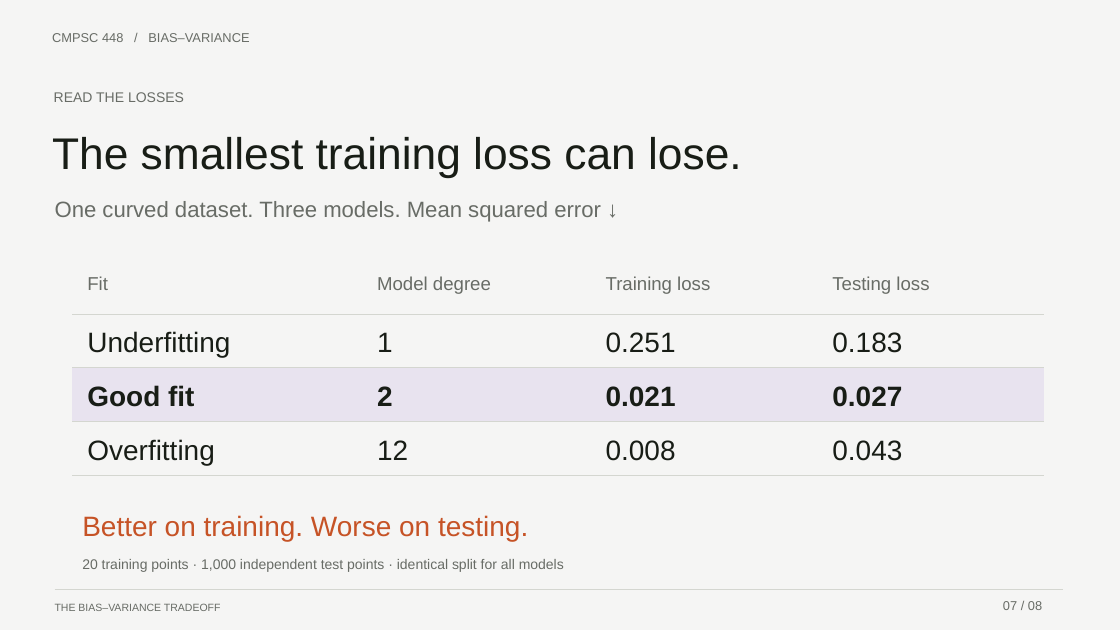
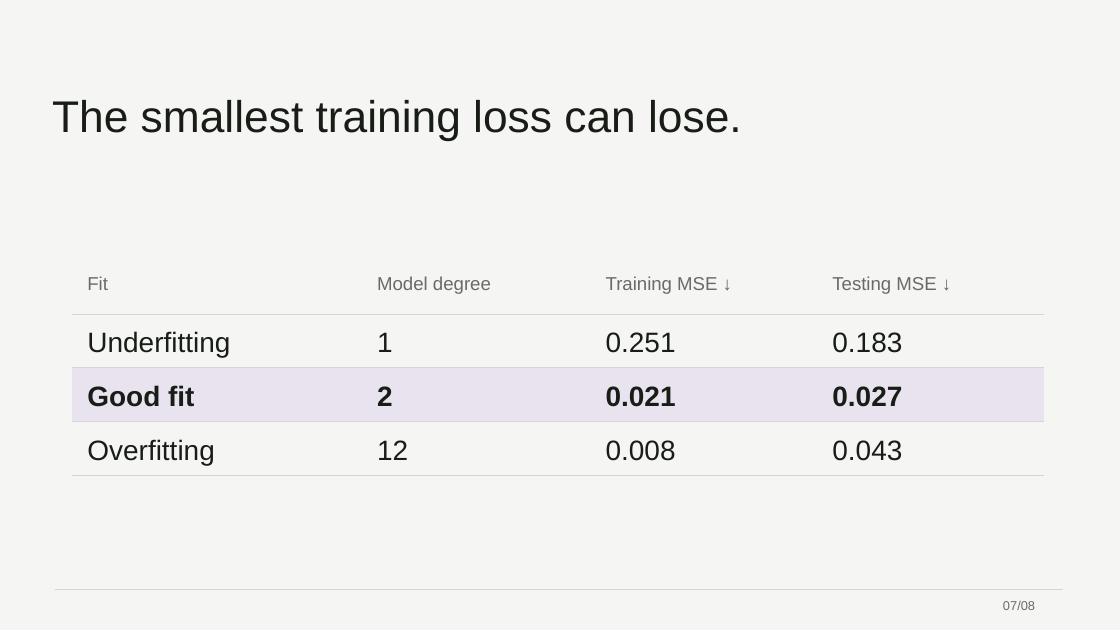
Before and after one commit to 0xABAN/classes, a slide deck: slide 7 of cmpsc-448/presentation/bias-variance-tradeoff.pptx. Drawn at 1120x630 pixels with LibreOffice and Linux fonts; fonts in the diff are those of the drawing. Boxes give left, top, right and bottom in pixels: in the first picture for what was removed or moved away, otherwise in the second. Text is boxed around its words. In the diff, an @@ line names an element or a change of style, - is before the commit and + after.

```diff
--- a/cmpsc-448/presentation/bias-variance-tradeoff.pptx
+++ b/cmpsc-448/presentation/bias-variance-tradeoff.pptx
@@ text removed at (52,33,249,42) @@
-CMPSC 448 / BIAS–VARIANCE
@@ text "The smallest training loss can ...": place and size @@
-text "The smallest training loss can ..." at (52,137,742,177)
+text "The smallest training loss can ..." at (52,100,742,140)
@@ text removed at (54,92,184,102) @@
-READ THE LOSSES
@@ text removed at (55,201,601,222) @@
-One curved dataset. Three models. Mean squared error ↓
@@ table at (72,260,1044,475) @@
-row 1, column 3: Training loss
+row 1, column 3: Training MSE ↓
-row 1, column 4: Testing loss
+row 1, column 4: Testing MSE ↓
@@ text removed at (82,515,528,541) @@
-Better on training. Worse on testing.
@@ text removed at (82,559,564,572) @@
-20 training points · 1,000 independent test points · identical split for all models
@@ text removed at (55,603,221,611) @@
-THE BIAS–VARIANCE TRADEOFF
@@ text at (1003,601,1035,610): spaces changed @@
-07 / 08
+07/08
```
Also in this commit, not shown: 7 other slides changed, 2 other files.
